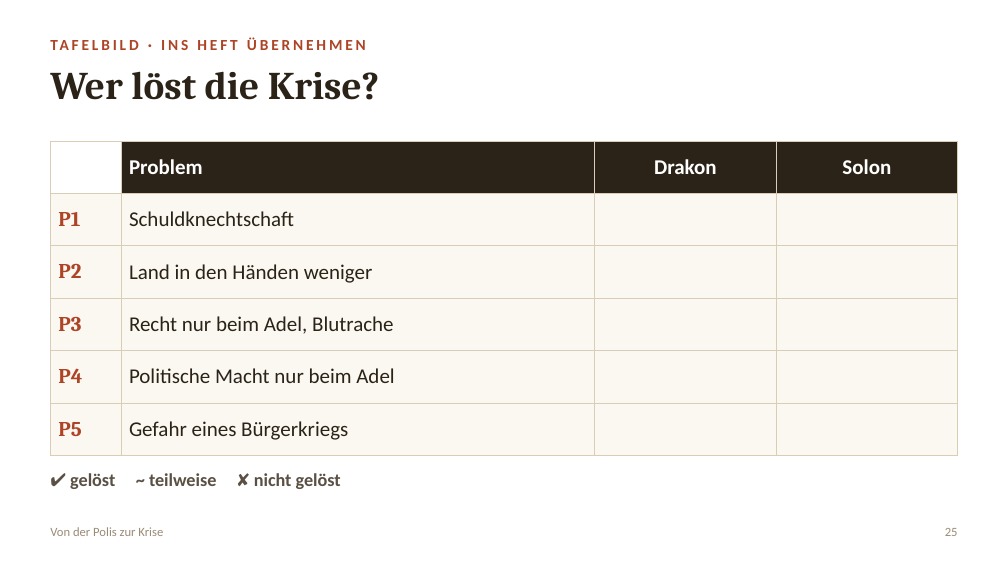
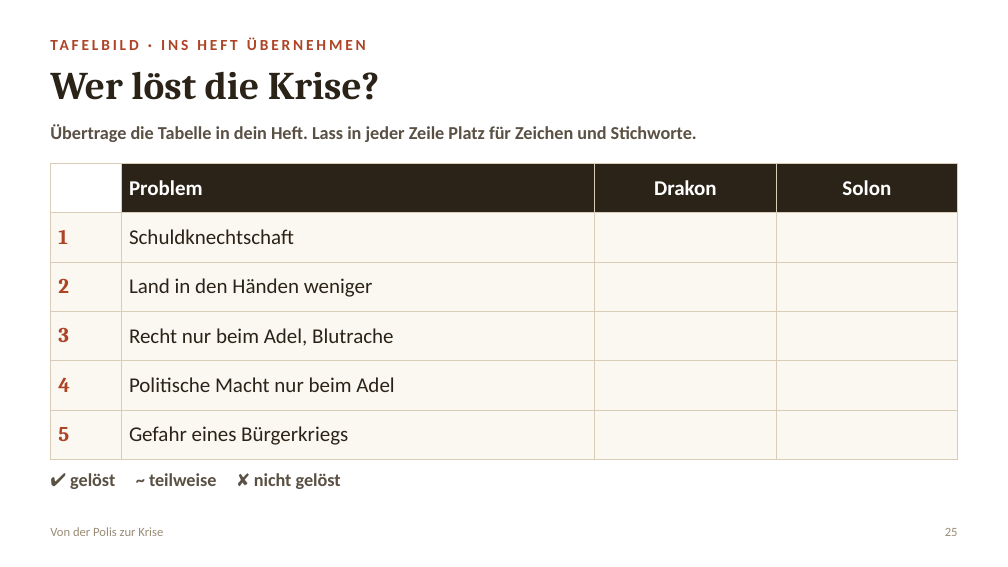
Before and after one commit to golzkonstantin-gif/Schule, a slide deck: slide 25 of Geschichte_11/Doppelstunde_Solon/Folien_Doppelstunde_Drakon_Solon.pptx. Drawn at 1008x567 pixels with LibreOffice and Linux fonts; fonts in the diff are those of the drawing. Boxes give left, top, right and bottom in pixels: in the first picture for what was removed or moved away, otherwise in the second. Text is boxed around its words. In the diff, an @@ line names an element or a change of style, - is before the commit and + after.

```diff
--- a/Geschichte_11/Doppelstunde_Solon/Folien_Doppelstunde_Drakon_Solon.pptx
+++ b/Geschichte_11/Doppelstunde_Solon/Folien_Doppelstunde_Drakon_Solon.pptx
@@ text added at (50,124,697,142), 13 pt, text #5A5044, bold @@
+Übertrage die Tabelle in dein Heft. Lass in jeder Zeile Platz für Zeichen und Stichworte.
@@ table at (50,163,958,449) @@
-row 2, column 1: P1
+row 2, column 1: 1
-row 3, column 1: P2
+row 3, column 1: 2
-row 4, column 1: P3
+row 4, column 1: 3
-row 5, column 1: P4
+row 5, column 1: 4
-row 6, column 1: P5
+row 6, column 1: 5
@@ table: place and size @@
-table at (50,141,958,444)
+table at (50,163,958,449)
```
Also in this commit, not shown: 9 other slides changed.
